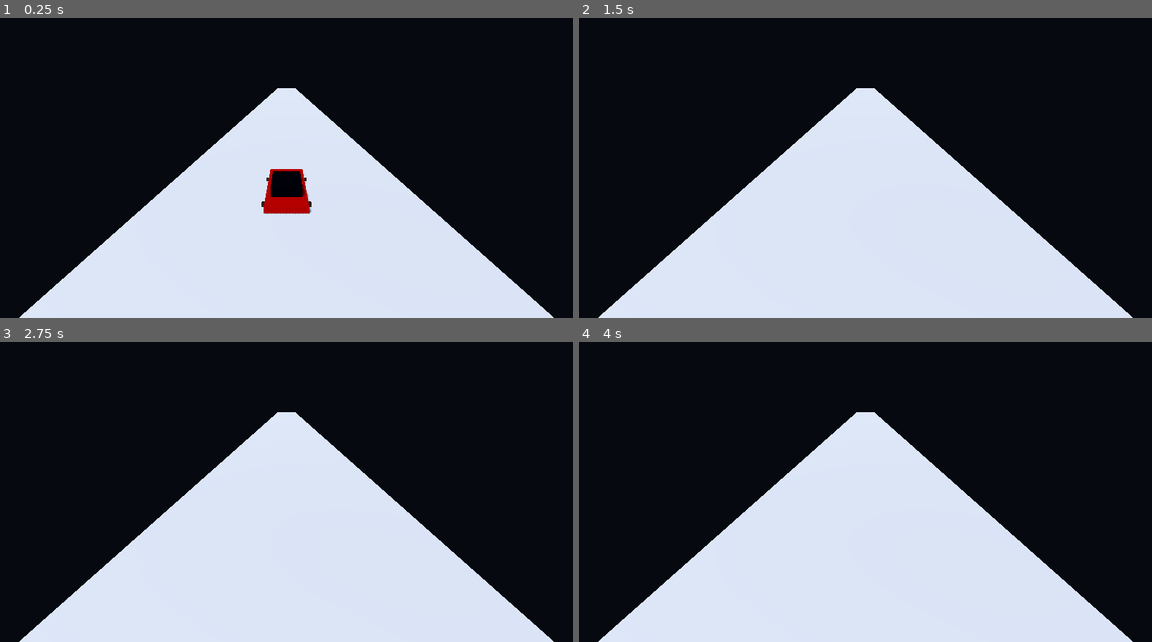
Above: before the commit, frames 1-4 (two rows, left to right).
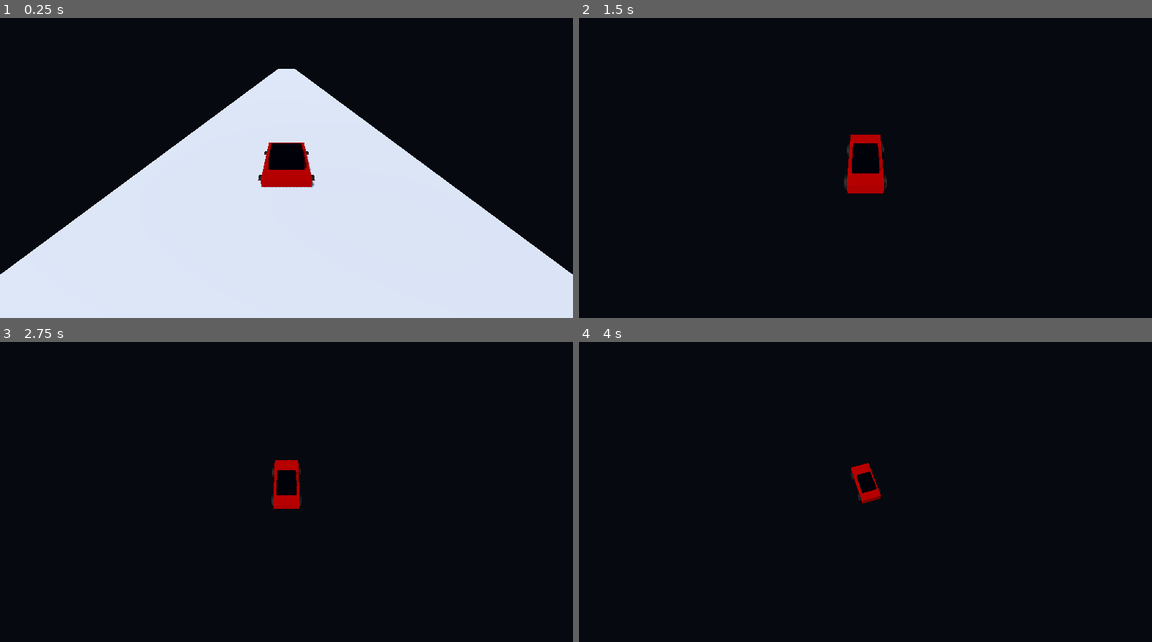
Above: after the commit, the same moments.

Repository: rustamreket2008-boop/SHADOW-GT
Game: Godot game, scene res://scenes/Main.tscn
Same seed, same stepped clock (60 frames per second), same inputs: the game is played once before the commit and once after it.
Inputs:
- Up to frame 1 (0.25 s): no input
- Up to frame 2 (1.5 s): hold D (steer_right) 0.53-1.28 s; hold Space (brake) from 1.28 s (still down)
- Up to frame 3 (2.75 s): tap Enter at 2 s; release Space (brake) at 2.03 s; hold D (steer_right) from 2.03 s (still down)
- Up to frame 4 (4 s): tap Space (brake) at 2.75 s; release D (steer_right) at 2.78 s; hold W (accelerate) 2.78-3.53 s; hold A (steer_left) from 3.53 s (still down)

The runs differ from the first frame. In frame 1, 15% of the frame differs, in the area x 0-100%, y 16-100%; in frame 2, 37%, in the area x 3-97%, y 23-100%; in frame 3, 37%; in frame 4, 37%.

Commit message:
Add CameraFollow script to Main scene

Diff:
--- a/scenes/Main.tscn
+++ b/scenes/Main.tscn
@@ -1,6 +1,7 @@
-[gd_scene load_steps=4 format=3]
+[gd_scene load_steps=5 format=3]
 
 [ext_resource type="PackedScene" path="res://scenes/Car.tscn" id="1_car"]
+[ext_resource type="Script" path="res://scripts/CameraFollow.gd" id="2_camera"]
 
 [sub_resource type="Environment" id="Environment_main"]
 background_mode = 1
@@ -34,3 +35,4 @@
 rotation_degrees = Vector3(-20, 0, 0)
 current = true
 fov = 75.0
+script = ExtResource("2_camera")
